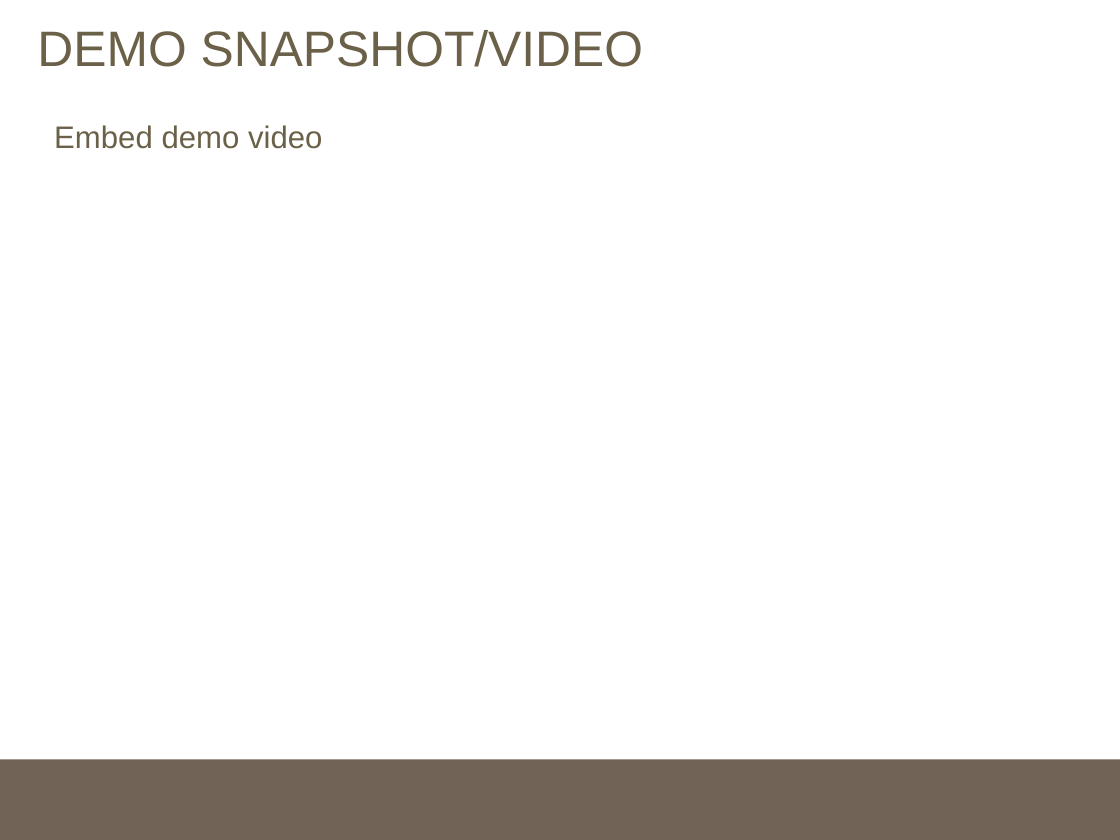
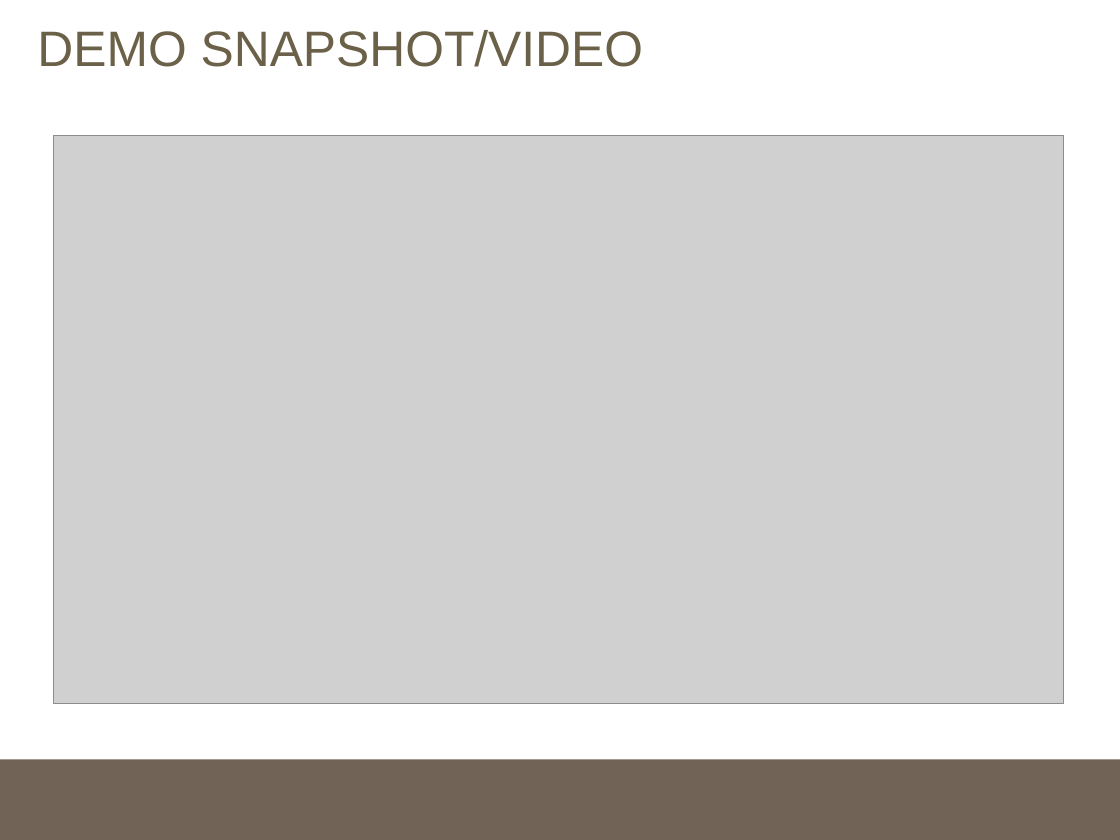
Before and after one commit to martinjaime/CpE301_FinalProject, a slide deck: slide 7 of CpE301_presentation.pptx. Drawn at 1120x840 pixels with LibreOffice and Linux fonts; fonts in the diff are those of the drawing; grey boxes stand for pictures. Boxes give left, top, right and bottom in pixels: in the first picture for what was removed or moved away, otherwise in the second. Text is boxed around its words. In the diff, an @@ line names an element or a change of style, - is before the commit and + after.

```diff
--- a/CpE301_presentation.pptx
+++ b/CpE301_presentation.pptx
@@ picture added at bbox=[53, 136, 1063, 704] @@
@@ text removed at bbox=[54, 125, 322, 149] @@
-Embed demo video
```
Also in this commit, not shown: 2 other slides changed, 1 other file.
